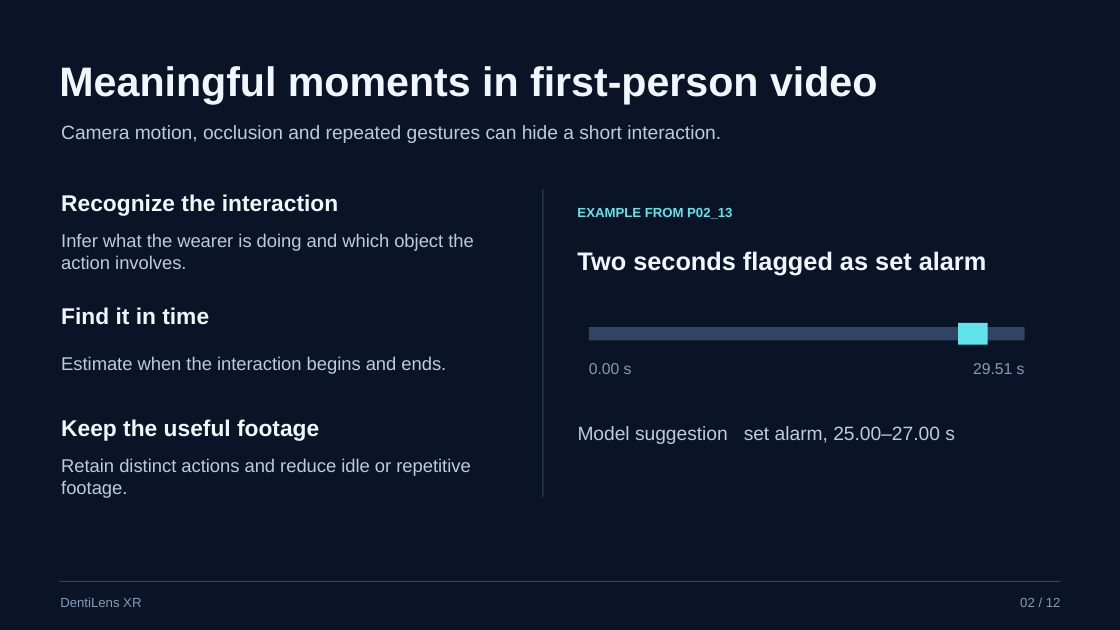
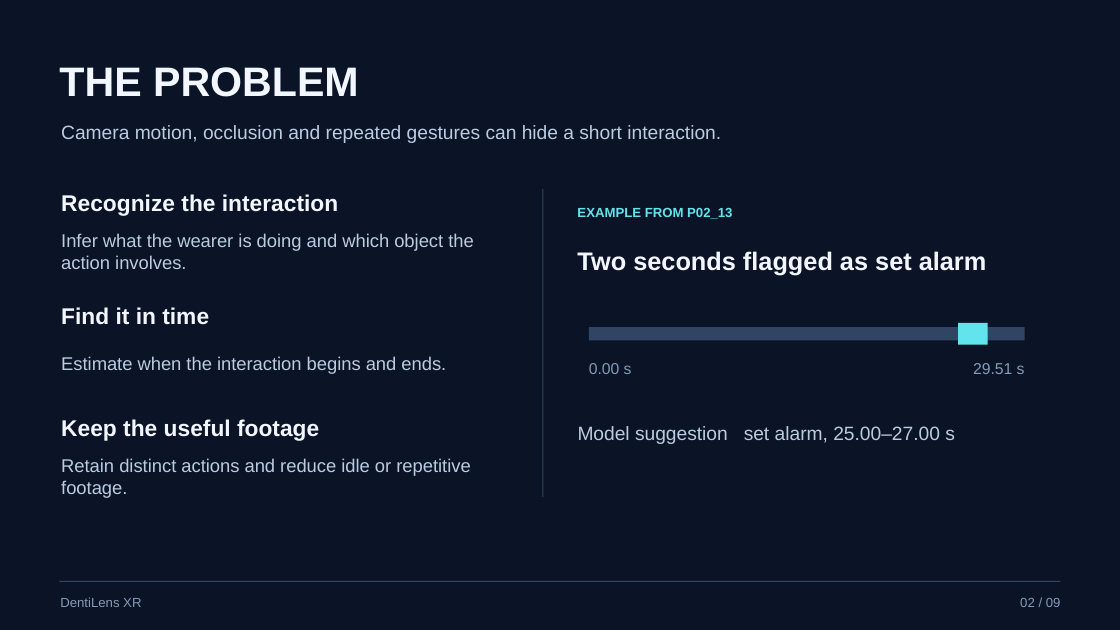
Before and after one commit to ArhamChoudhary-ui/DentiLens, a slide deck: slide 2 of reference/submission/Final Presentation/VelloreInstituteofTechnology_Rajasthani.pptx. Drawn at 1120x630 pixels with LibreOffice and Linux fonts; fonts in the diff are those of the drawing. Boxes give left, top, right and bottom in pixels: in the first picture for what was removed or moved away, otherwise in the second. Text is boxed around its words. In the diff, an @@ line names an element or a change of style, - is before the commit and + after.

```diff
--- a/reference/submission/Final Presentation/VelloreInstituteofTechnology_Rajasthani.pptx
+++ b/reference/submission/Final Presentation/VelloreInstituteofTechnology_Rajasthani.pptx
@@ text at (59,67,359,97): text changed @@
-Meaningful moments in first-person video
+THE PROBLEM
@@ text at (1020,598,1061,607): text changed @@
-02 / 12
+02 / 09
```
Also in this commit, not shown: 8 other slides changed, 3 slides removed, 2 other files.
